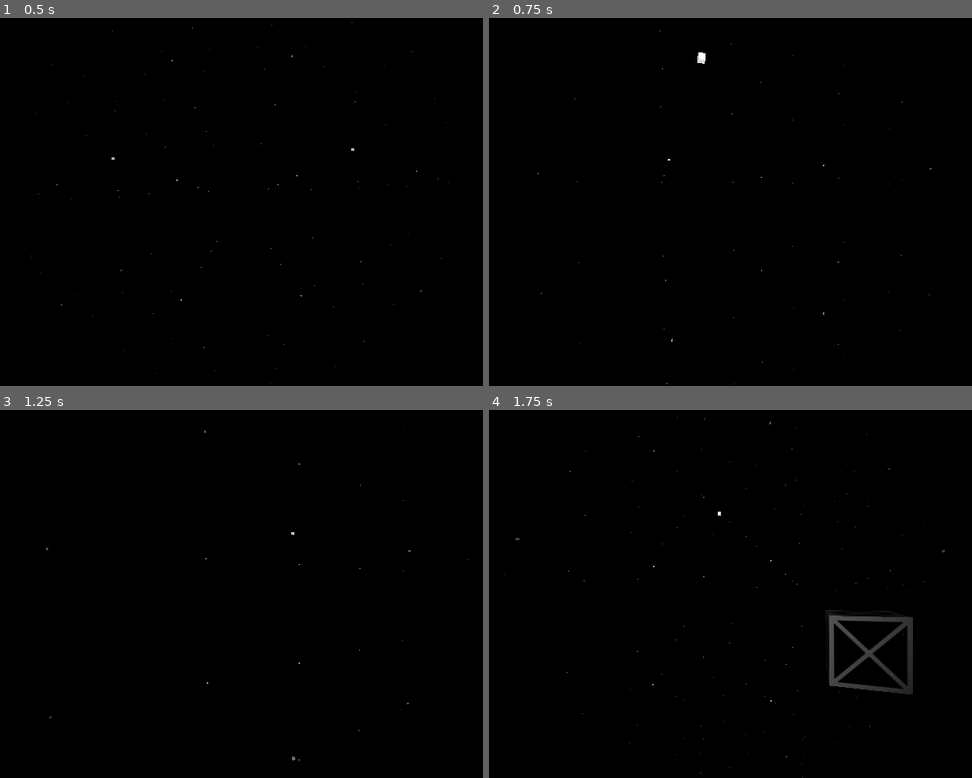
Above: before the commit, frames 1-4 (two rows, left to right).
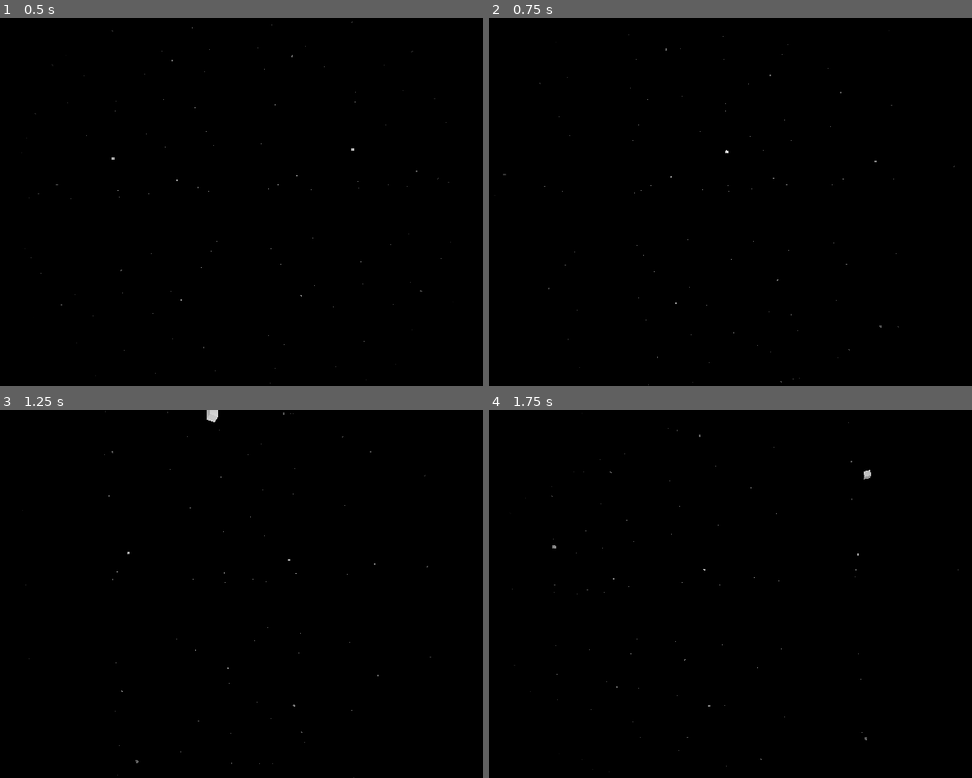
Above: after the commit, the same moments.

Repository: Griiimon/Cosmic-Constructors
Game: Godot game, scene res://game/game.tscn
Two runs of this game, one before a commit and one after it. Both use one fixed random seed, a clock stepped at 60 frames per second and the inputs below.
Inputs (mouse positions are in pixels of both pictures, inside the frame that each line leads up to):
- Up to frame 1 (0.5 s): no input
- Up to frame 2 (0.75 s): tap Enter at 0.5 s; move the mouse to (764, 202) at 0.52 s; hold Shift (move_forward) from 0.53 s (still down)
- Up to frame 3 (1.25 s): keep holding Shift (move_forward)
- Up to frame 4 (1.75 s): keep holding Shift (move_forward); move the mouse to (696, 594) at 1.27 s

Frame 1 is identical in both runs. In frame 2, 0.2% of the frame differs, in the area x 2-97%, y 3-100%; in frame 3, 0.2%; in frame 4, 1.5%, in the area x 3-98%, y 1-100%.

Commit message:
proper eva movement

Diff:
--- a/game/core/player/player.tscn
+++ b/game/core/player/player.tscn
@@ -39,9 +39,11 @@
 
 [node name="EVA" type="Node" parent="Movement State Machine"]
 script = ExtResource("3_o2tyv")
-yaw_factor = 200.0
-pitch_factor = 150.0
+yaw_factor = 50.0
+pitch_factor = 50.0
 roll_factor = 300.0
+acceleration = 500.0
+move_damping = 5.0
 
 [node name="Action State Machine" type="Node" parent="." node_paths=PackedStringArray("current_state")]
 script = ExtResource("4_r1eyq")
--- a/game/core/player/player_eva_state.gd
+++ b/game/core/player/player_eva_state.gd
@@ -7,7 +7,7 @@
 
 @export var acceleration: float= 10.0
 
-@export var move_damping: float= 1.0
+@export var move_damping: float= 10.0
 @export var angular_damping: float= 10.0
 
 @export var dampeners_active: bool= true
@@ -33,9 +33,12 @@
 
 	player.apply_torque(input_torque * delta)
 
-	var move_input= Input.get_axis("move_back", "move_forward")
+	var forward_input= Input.get_axis("move_forward", "move_back")
+	var horizontal_input= Input.get_axis("strafe_left", "strafe_right")
+	var vertical_input= Input.get_axis("sink", "rise")
 
-	player.apply_central_force(move_input * -player.global_basis.z * acceleration)
+	var move_vec: Vector3= (Vector3(horizontal_input, vertical_input, forward_input))
+	player.apply_central_force(move_vec * player.global_basis.inverse() * acceleration * delta)
 
 
 func on_input(event: InputEvent):
